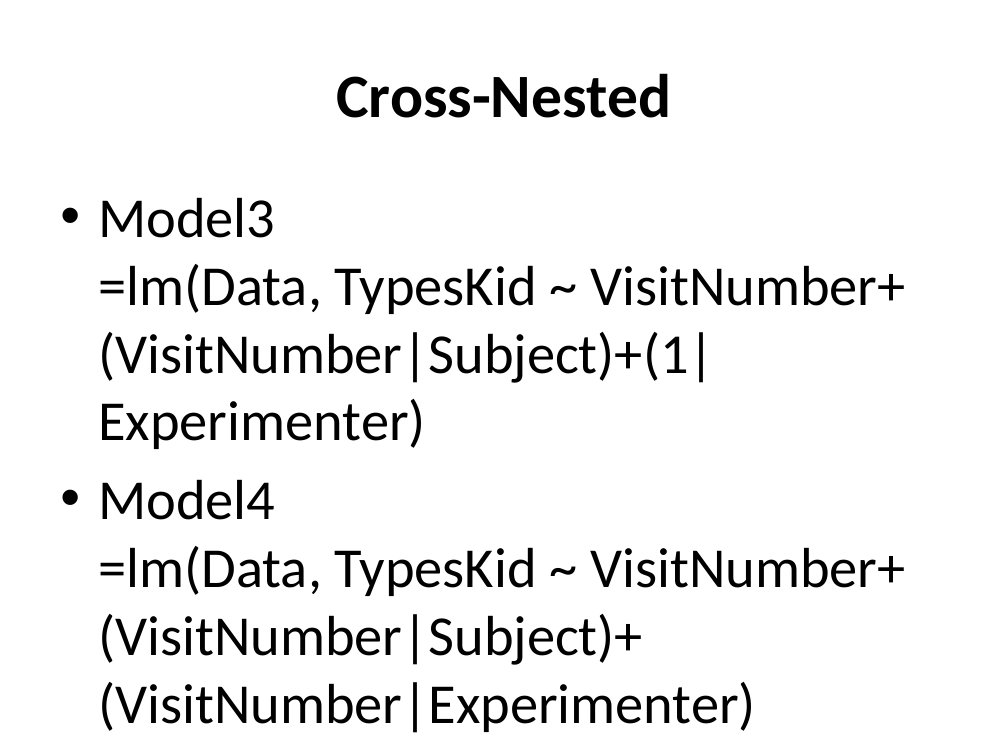
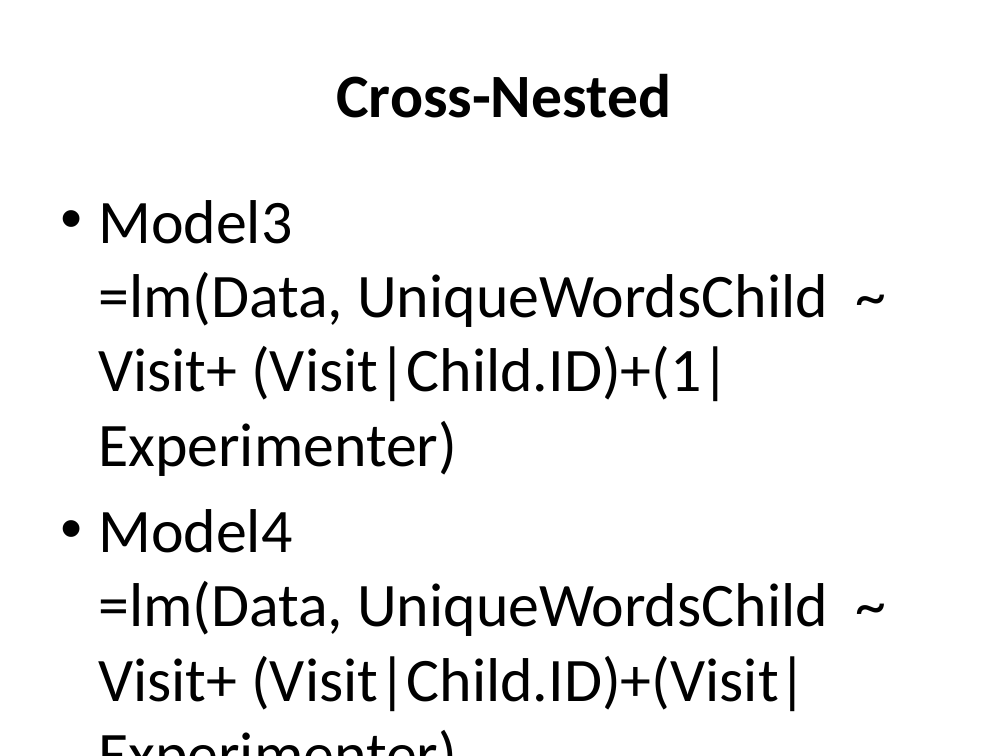
Before and after one commit to ethanweed/Stats4Humanities2016, a slide deck: slide 87 of Day5/Lecture 5.pptx. Drawn at 1008x756 pixels with LibreOffice and Linux fonts; fonts in the diff are those of the drawing. Boxes give left, top, right and bottom in pixels: in the first picture for what was removed or moved away, otherwise in the second. Text is boxed around its words. In the diff, an @@ line names an element or a change of style, - is before the commit and + after.

```diff
--- a/Day5/Lecture 5.pptx
+++ b/Day5/Lecture 5.pptx
@@ text at [98,200,828,712]: text changed; size 40.3 to 44.2 pt @@
-• Model3
-  =lm(Data, TypesKid ~ VisitNumber+ (VisitNumber|Subject)+(1|Experimenter)
-• Model4
-  =lm(Data, TypesKid ~ VisitNumber+ (VisitNumber|Subject)+(VisitNumber|Experimenter)
+• Model3
+  =lm(Data, UniqueWordsChild ~ Visit+ (Visit|Child.ID)+(1|Experimenter)
+• Model4
+  =lm(Data, UniqueWordsChild ~ Visit+ (Visit|Child.ID)+(Visit|Experimenter)
```
Also in this commit, not shown: 17 other slides changed, 1 other file.
